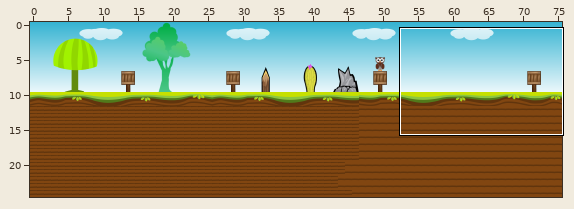
Tiled map, stored at projeto/maps/level1.tmx. Above, an overview of the earlier version with the close-up marked.
Close-up. First the earlier version:
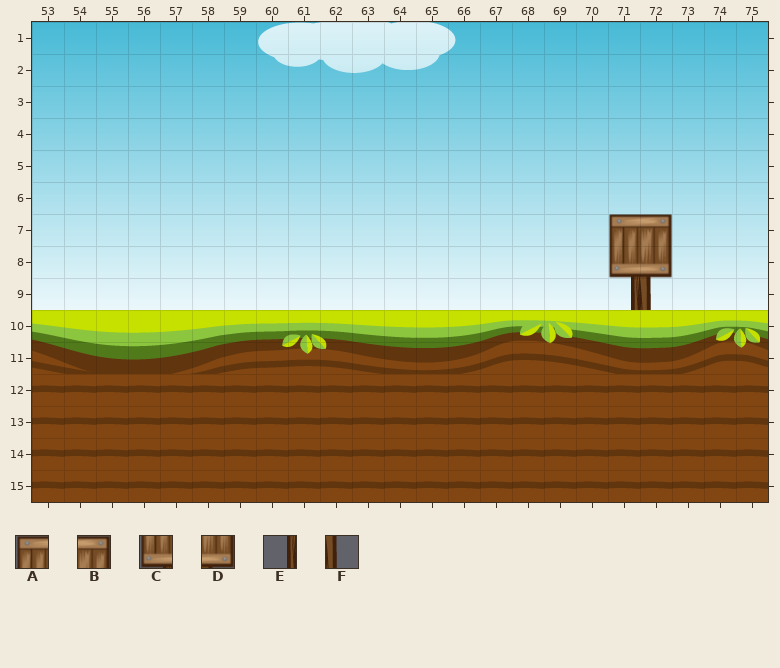
Cells are 32x32 px. Shown: x 53..75, y 1..15.
Key: from "placa": A 0, B 1, C 2, D 3, E 4, F 5.
_ is an empty cell.
Layers that did not change in this view are not listed.
Layer "Arvores" before, first column x 53:
 1 _______________________
 2 _______________________
 3 _______________________
 4 _______________________
 5 _______________________
 6 _______________________
 7 __________________AB___
 8 __________________CD___
 9 __________________EF___
10 _______________________
11 _______________________
12 _______________________
13 _______________________
14 _______________________
15 _______________________
After:
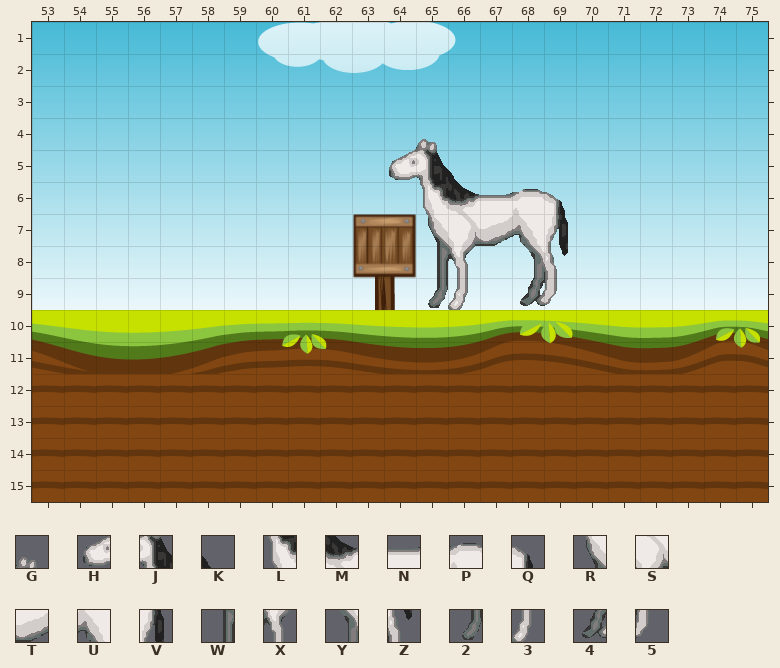
Further tiles: from "horse": G 13, H 18, J 19, K 20, L 25, M 26, N 27, P 28, Q 29, R 31, S 32, T 33, U 34, V 35, W 37, X 38, Y 40, Z 41, 2 43, 3 44, 4 46, 5 47.
Changes in this commit:
Changed rows in their new state; . is an unchanged cell.
Layer "Arvores":
first column x 63:
 4 ..G.......
 5 .HJK......
 6 ..LMNPQ...
 7 ABRSTUV.__
 8 CDWX.YZ.__
 9 EF23.45.__
Where, in picture pixels (left, top, right, bottom), the same in both close-ups:
added: (353, 139, 568, 310)
removed: (609, 214, 672, 310)
